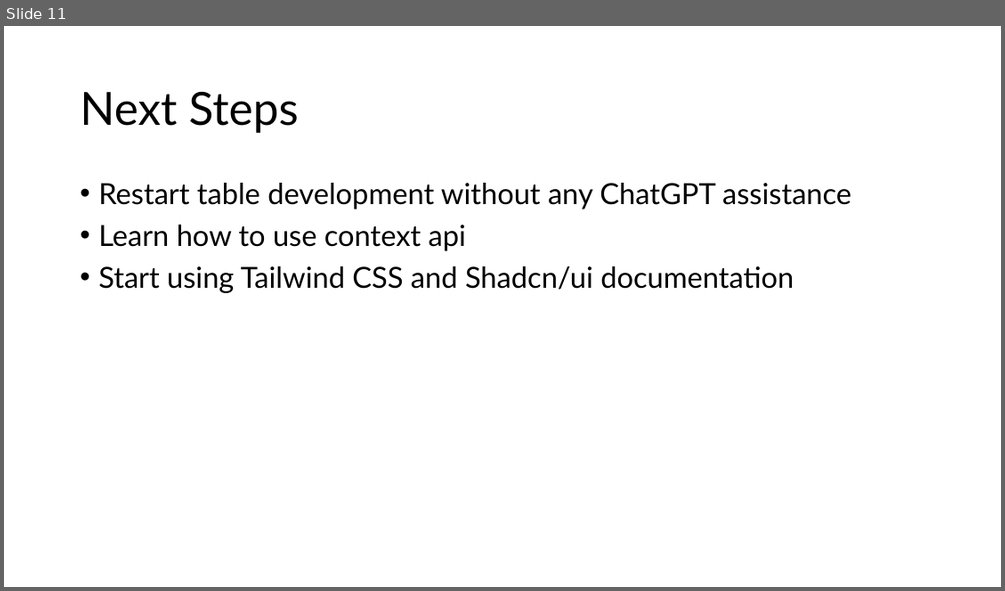
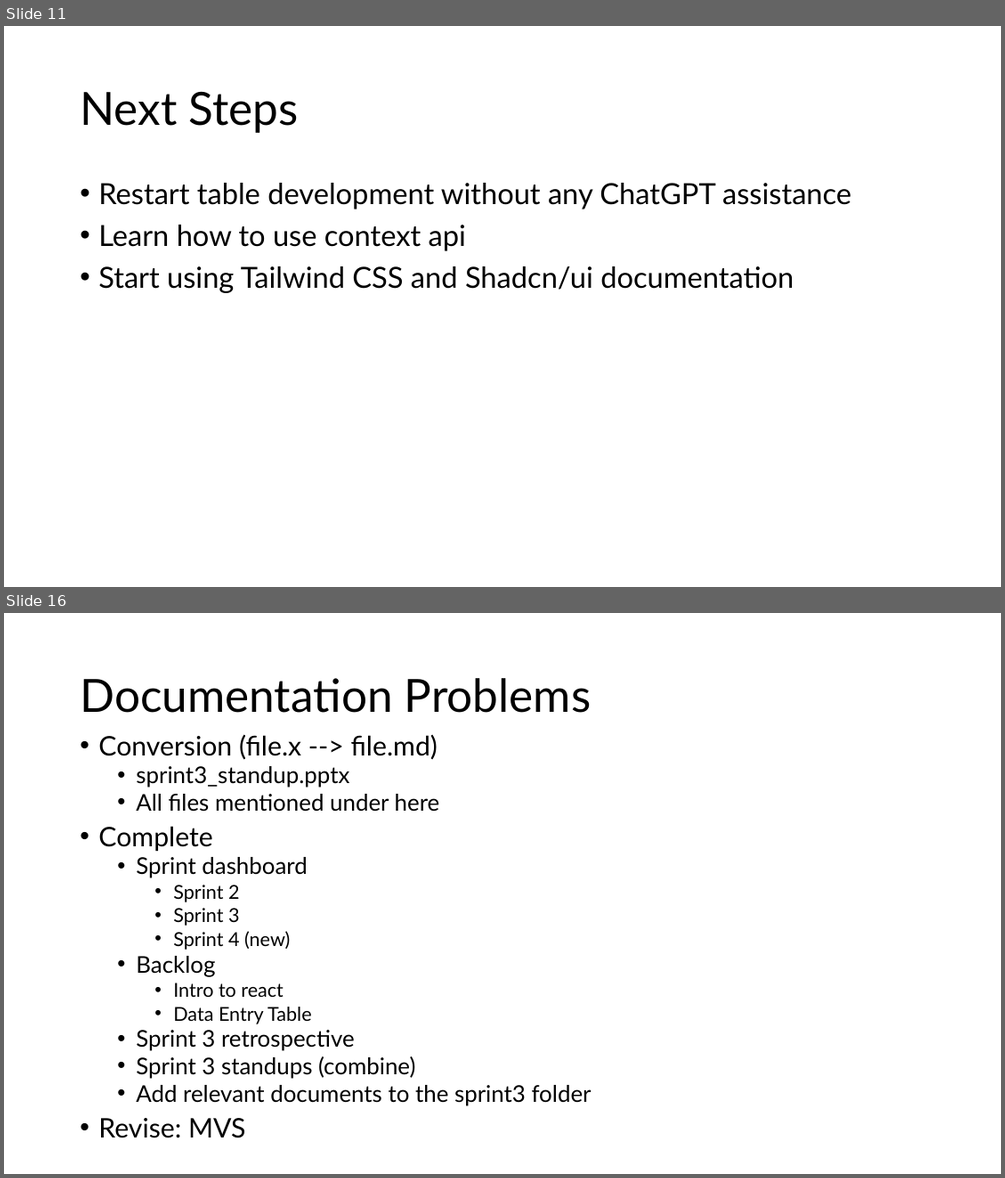
Before and after one commit to GregT7/PlanGauge, a slide deck: project_journal/standup/sprint3_standup.pptx. Shown one above the other, each under a label of ours: slide 11 before the commit, slides 11 and 16 after it; the slides between them are not shown. The pictures are 1005x591 and 1005x1178 pixels, drawn with LibreOffice and Linux fonts; fonts in the diff are those of the drawing. Boxes give left, top, right and bottom in pixels: in the first picture for what was removed or moved away, otherwise in the second. Text is boxed around its words. In the diff, an @@ line names an element or a change of style, - is before the commit and + after.

```diff
--- a/project_journal/standup/sprint3_standup.pptx
+++ b/project_journal/standup/sprint3_standup.pptx
@@ slide 16 added at (4, 613, 1001, 1174), background #FFFFFF @@
@@ title added at (80, 678, 591, 713), 44 pt, text #000000 @@
+Documentation Problems
@@ text added at (98, 734, 591, 1138), 22.2 pt, text #000000 @@
+• Conversion (file.x --> file.md)
+  • sprint3_standup.pptx
+  • All files mentioned under here
+• Complete
+  • Sprint dashboard
+    • Sprint 2
+    • Sprint 3
+    • Sprint 4 (new)
+  • Backlog
+    • Intro to react
+    • Data Entry Table
+  • Sprint 3 retrospective
+  • Sprint 3 standups (combine)
+  • Add relevant documents to the sprint3 folder
+• Revise: MVS
```
Also in this commit, not shown: 2 slides changed, 8 other slides added, 21 other files.
